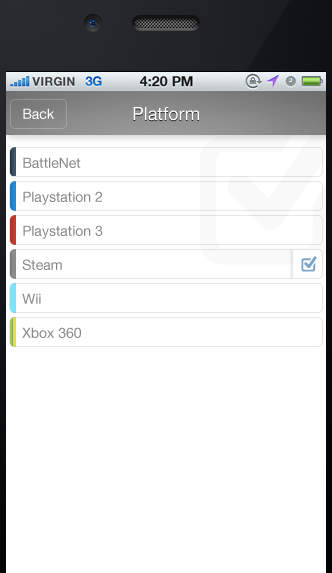
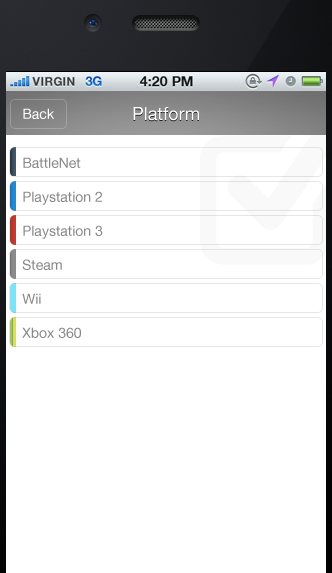
Before/after of a 332 x 573 layered artwork. What changed in the layer stack:
moved "box+check" into group "Indicator" over 301, 256, 317, 272
moved "Layer 50" into group "Indicator" over 293, 250, 322, 278
moved "right-shadow copy 2" into group "Indicator" over 289, 250, 303, 278
painted on "checkbox", masked it over 200, 135, 326, 265
